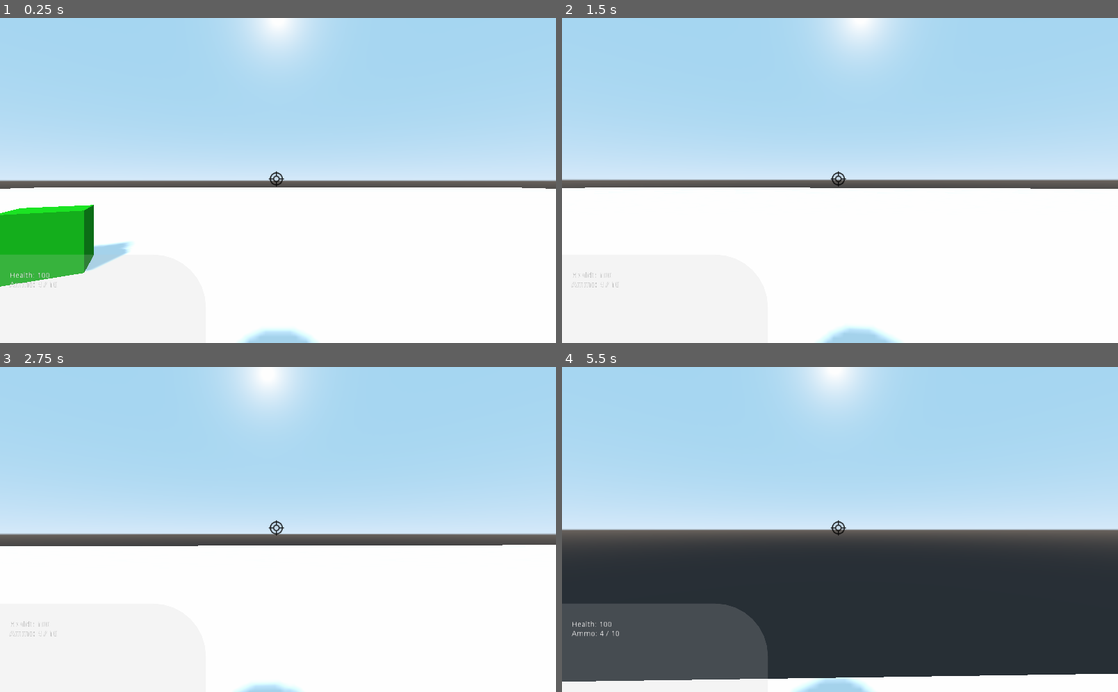
Above: before the commit, frames 1-4 (two rows, left to right).
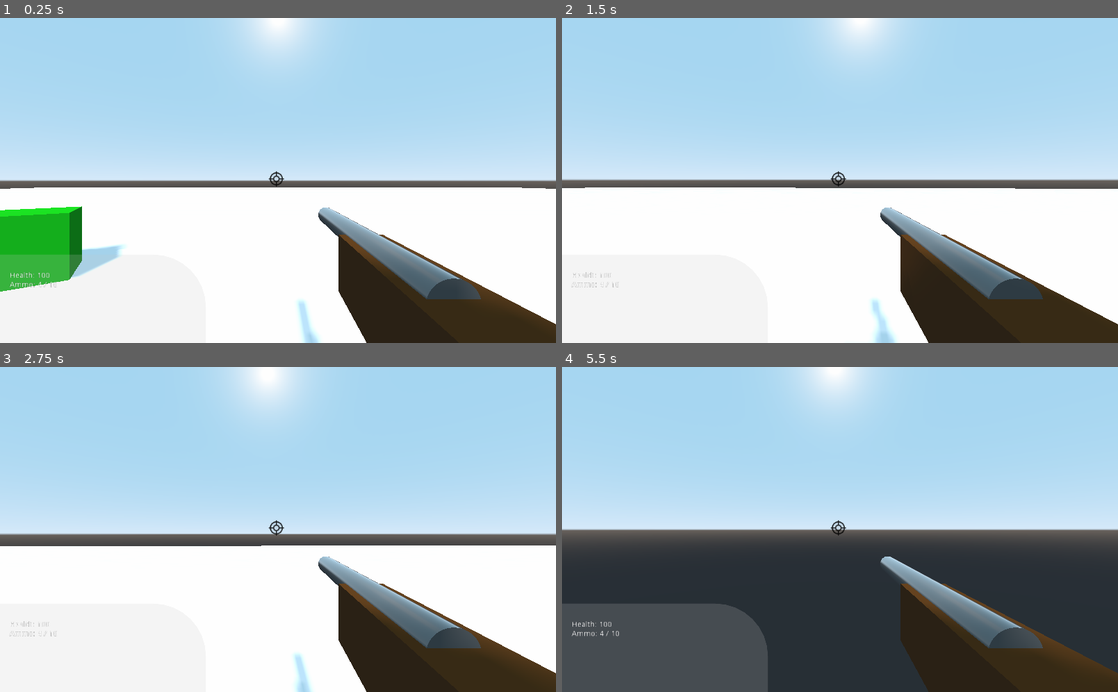
Above: after the commit, the same moments.

Repository: JestemStefan/GodotWildJam26_SGNR
Game: Godot game, scene res://World.tscn
Same seed, same stepped clock (60 frames per second), same inputs: the game is played once before the commit and once after it. Before the commit the project has no main scene; this scene is started directly in both runs.
Inputs (mouse positions are in pixels of both pictures, inside the frame that each line leads up to):
- Up to frame 1 (0.25 s): no input
- Up to frame 2 (1.5 s): tap Enter at 0.5 s; move the mouse to (867, 180) at 0.52 s; hold W (move_forward) from 0.53 s (still down); tap Space at 1.25 s; move the mouse to (812, 180) at 1.27 s
- Up to frame 3 (2.75 s): keep holding W (move_forward); tap Enter at 2 s; move the mouse to (289, 523) at 2.02 s
- Up to frame 4 (5.5 s): keep holding W (move_forward); tap Space at 2.75 s; move the mouse to (834, 536) at 2.77 s; move the mouse to (878, 532) at 3.52 s; move the mouse to (795, 526) at 4.27 s; move the mouse to (845, 529) at 5.02 s

The runs differ from the first frame. In frame 1, 11% of the frame differs, in the area x 0-100%, y 57-100%; in frame 2, 9.5%; in frame 3, 9.3%; in frame 4, 11%, in the area x 0-100%, y 58-100%.

Commit message:
Added gun placeholder

Diff:
--- a/Player.tscn
+++ b/Player.tscn
@@ -5,6 +5,21 @@
 
 [sub_resource type="CapsuleShape" id=1]
 height = 2.0
+
+[sub_resource type="CylinderMesh" id=3]
+top_radius = 0.25
+bottom_radius = 0.25
+height = 5.468
+
+[sub_resource type="SpatialMaterial" id=6]
+albedo_color = Color( 0.388235, 0.388235, 0.388235, 1 )
+roughness = 0.0
+
+[sub_resource type="CubeMesh" id=4]
+size = Vector3( 0.855, 3.817, 1.094 )
+
+[sub_resource type="SpatialMaterial" id=5]
+albedo_color = Color( 0.341176, 0.184314, 0, 1 )
 
 [sub_resource type="CapsuleMesh" id=2]
 mid_height = 2.0
@@ -20,6 +35,20 @@
 transform = Transform( 1, 0, 0, 0, 1, 0, 0, 0, 1, 0, 3, 0 )
 
 [node name="Camera" type="Camera" parent="Rotation_Helper"]
+transform = Transform( 1, 0, 0, 0, 1, 0, 0, 0, 1, 0, 0, -0.525068 )
+
+[node name="Gun" type="Spatial" parent="Rotation_Helper"]
+transform = Transform( 1, 0, 0, 0, 1, 0, 0, 0, 1, 0, -3, 0 )
+
+[node name="Barrel" type="MeshInstance" parent="Rotation_Helper/Gun"]
+transform = Transform( 0.394571, 0, 0, 0, -6.42838e-08, -0.394571, 0, 0.394571, -6.42838e-08, 0.611989, 2.55968, -2.41227 )
+mesh = SubResource( 3 )
+material/0 = SubResource( 6 )
+
+[node name="Handle" type="MeshInstance" parent="Rotation_Helper/Gun"]
+transform = Transform( 0.394571, 0, 0, 0, -6.42838e-08, -0.394571, 0, 0.394571, -6.42838e-08, 0.630121, 2.37052, -1.54664 )
+mesh = SubResource( 4 )
+material/0 = SubResource( 5 )
 
 [node name="MeshInstance" type="MeshInstance" parent="."]
 transform = Transform( 1, 0, 0, 0, -1.62921e-07, -1, 0, 1, -1.62921e-07, 0, 2, 0 )
--- a/project.godot
+++ b/project.godot
@@ -16,6 +16,7 @@
 [application]
 
 config/name="gwj-26"
+run/main_scene="res://World.tscn"
 config/icon="res://icon.png"
 
 [input]
